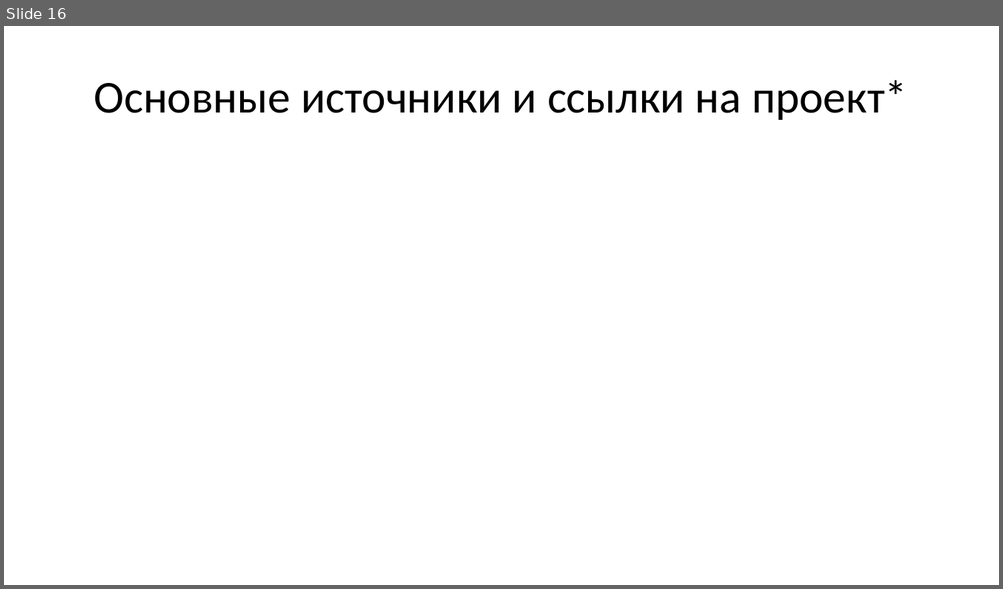
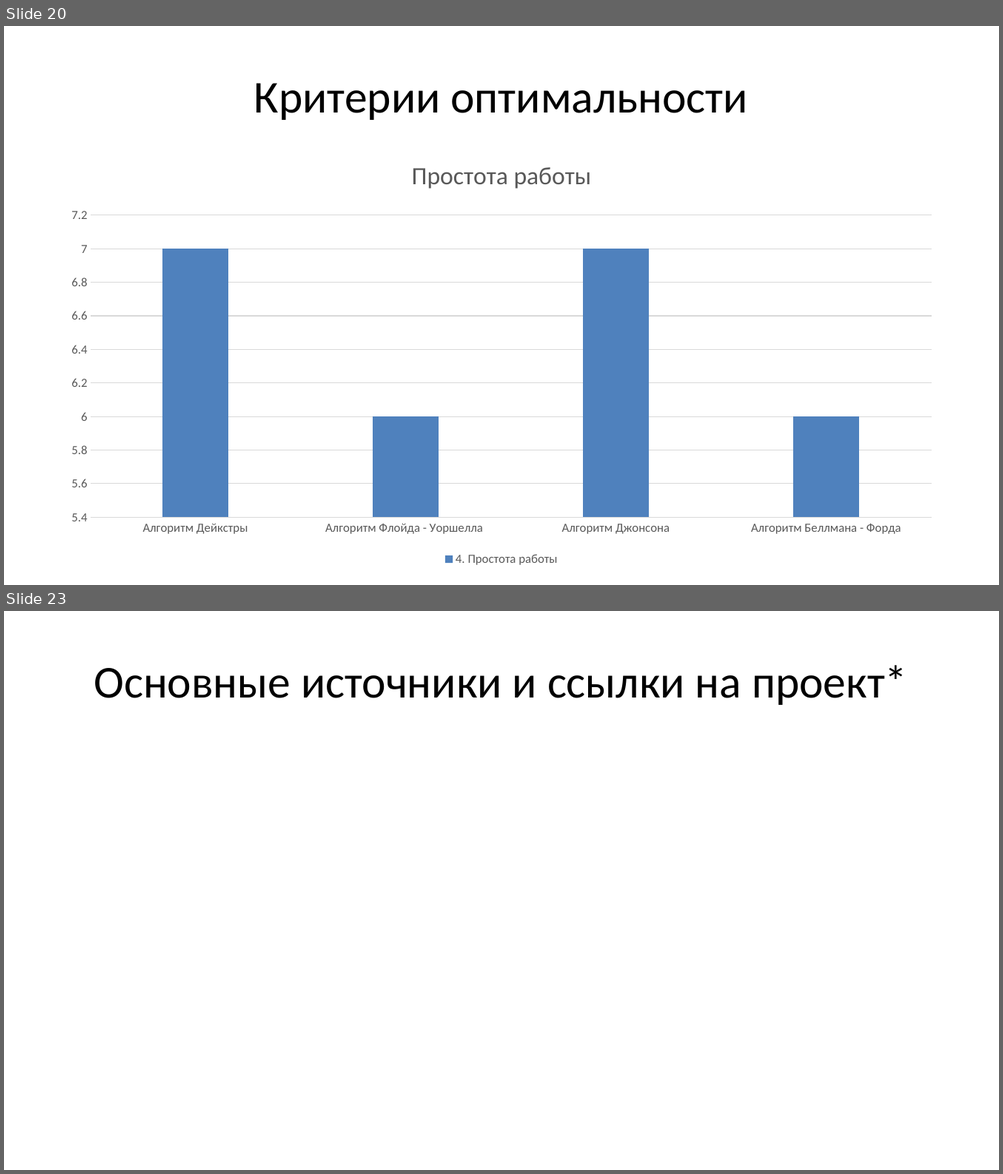
Before and after one commit to daniil00t/graph2.0, a slide deck: Issledovatelskaya_rabota.pptx. Shown one above the other, each under a label of ours: slide 16 before the commit, slides 20 and 23 after it; the slides between them are not shown. The pictures are 1003x589 and 1003x1174 pixels, drawn with LibreOffice and Linux fonts; fonts in the diff are those of the drawing. Boxes give left, top, right and bottom in pixels: in the first picture for what was removed or moved away, otherwise in the second. Text is boxed around its words. In the diff, an @@ line names an element or a change of style, - is before the commit and + after.

```diff
--- a/Issledovatelskaya_rabota.pptx
+++ b/Issledovatelskaya_rabota.pptx
@@ slide 20 added at (x1=4, y1=26, x2=999, y2=585), background #FFFFFF @@
@@ title added at (x1=254, y1=83, x2=747, y2=120), 44 pt, text #000000 @@
+Критерии оптимальности
@@ column chart added at (x1=54, y1=141, x2=949, y2=570) @@
+title "Простота работы "
+categories: Алгоритм Дейкстры, Алгоритм Флойда - Уоршелла , Алгоритм Джонсона, Алгоритм Беллмана - Форда
+4. Простота работы: 7, 6, 7, 6
@@ what was slide 16 is now slide 23 @@
```
Also in this commit, not shown: 1 slide changed, 6 other slides added, 5 other files.
